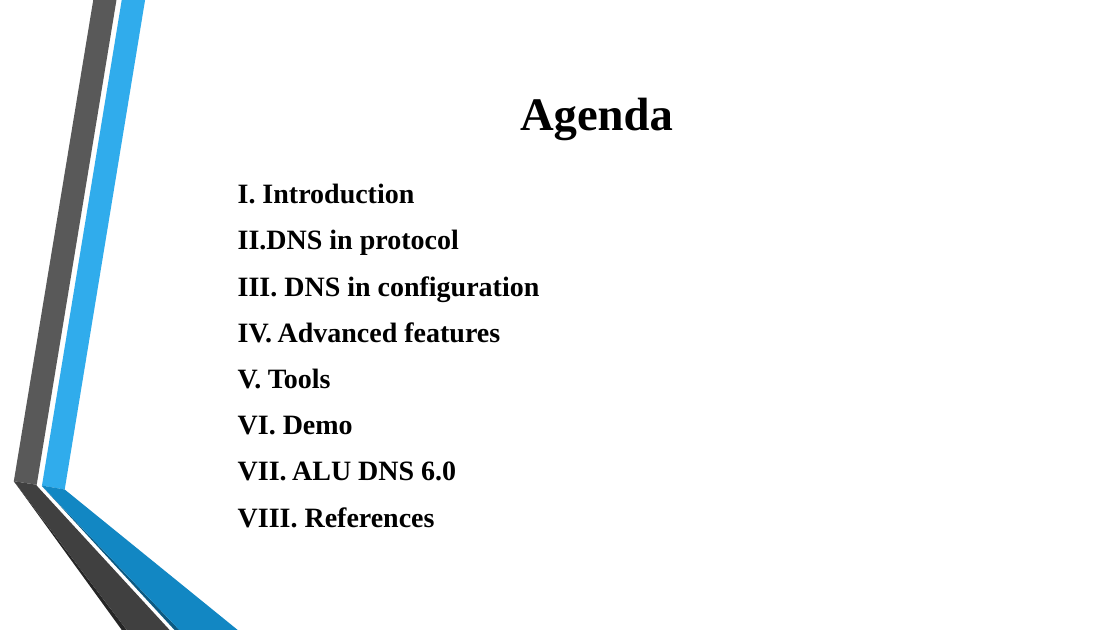
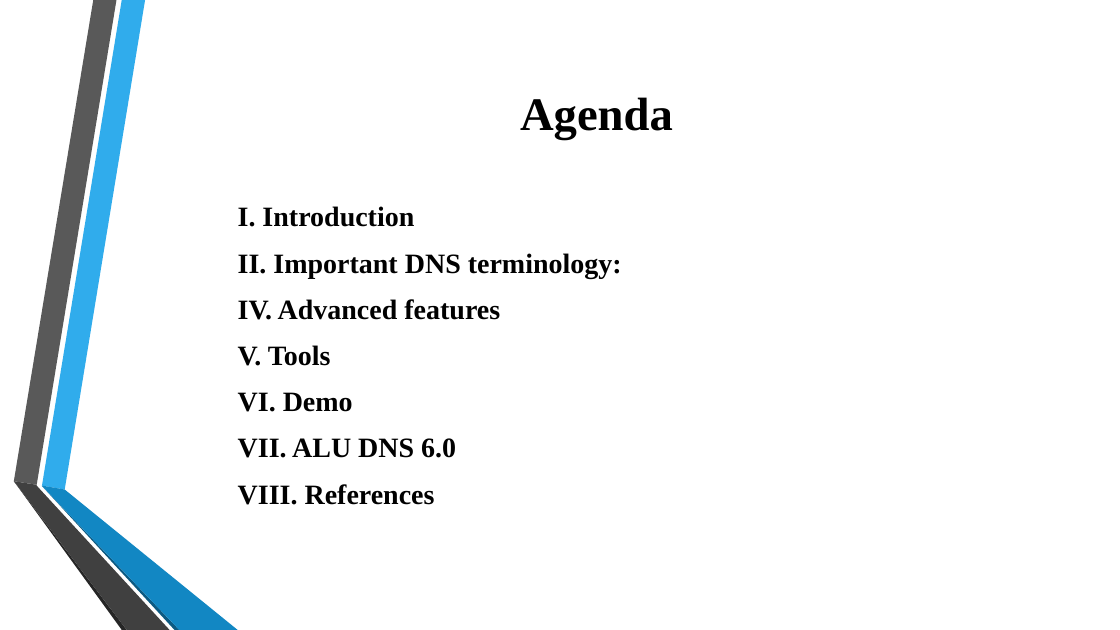
Before and after one commit to tiendatdk3493/Tai_Lieu, a slide deck: slide 2 of Domain Name System (DNS).pptx. Drawn at 1120x630 pixels with LibreOffice and Linux fonts; fonts in the diff are those of the drawing; background and template pictures are left out. Boxes give left, top, right and bottom in pixels: in the first picture for what was removed or moved away, otherwise in the second. Text is boxed around its words. In the diff, an @@ line names an element or a change of style, - is before the commit and + after.

```diff
--- a/Domain Name System (DNS).pptx
+++ b/Domain Name System (DNS).pptx
@@ text at bbox=[238, 253, 622, 278]: text changed @@
-II.DNS in protocol
-III. DNS in configuration
+  II. Important DNS terminology:
```
Also in this commit, not shown: 1 other slide changed, 16 slides added.
